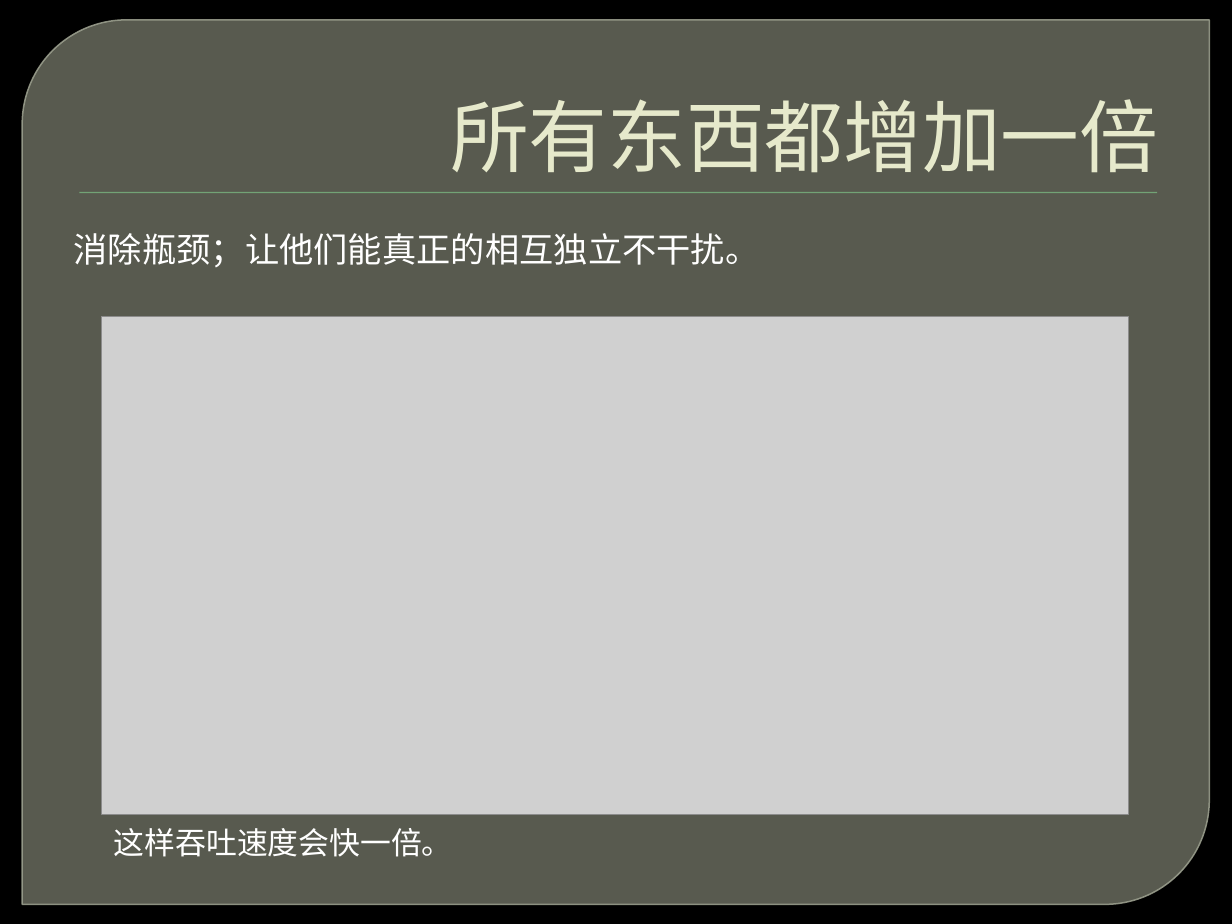
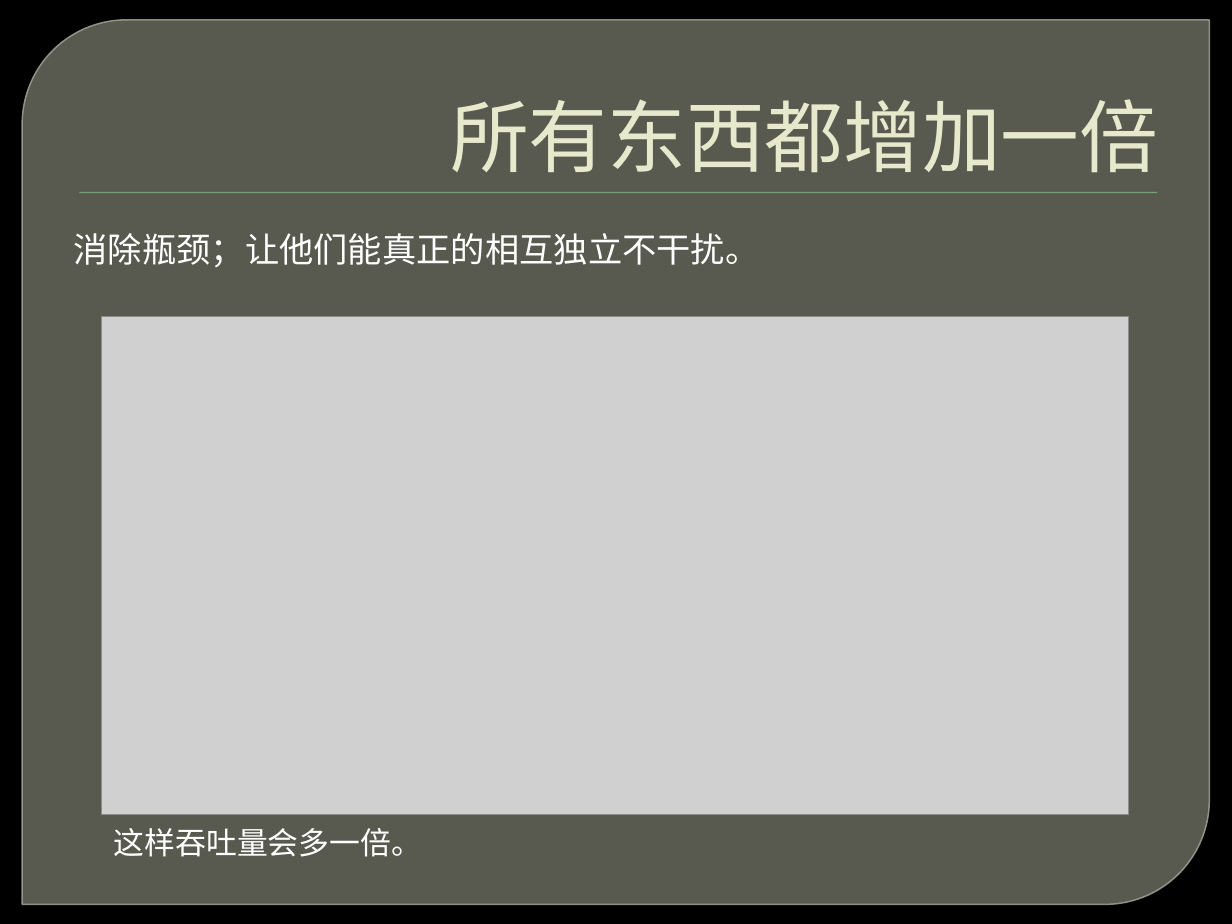
Before and after one commit to ghj1976/lecture, a slide deck: slide 19 of 并发不等于并行/并发不等于并行.pptx. Drawn at 1232x924 pixels with LibreOffice and Linux fonts; fonts in the diff are those of the drawing; grey boxes stand for pictures; background and template pictures are left out. Boxes give left, top, right and bottom in pixels: in the first picture for what was removed or moved away, otherwise in the second. Text is boxed around its words. In the diff, an @@ line names an element or a change of style, - is before the commit and + after.

```diff
--- a/并发不等于并行/并发不等于并行.pptx
+++ b/并发不等于并行/并发不等于并行.pptx
@@ text at (x1=114, y1=828, x2=422, y2=857): text changed @@
-这样吞吐速度会快一倍。
+这样吞吐量会多一倍。
```
Also in this commit, not shown: 10 other slides changed.
